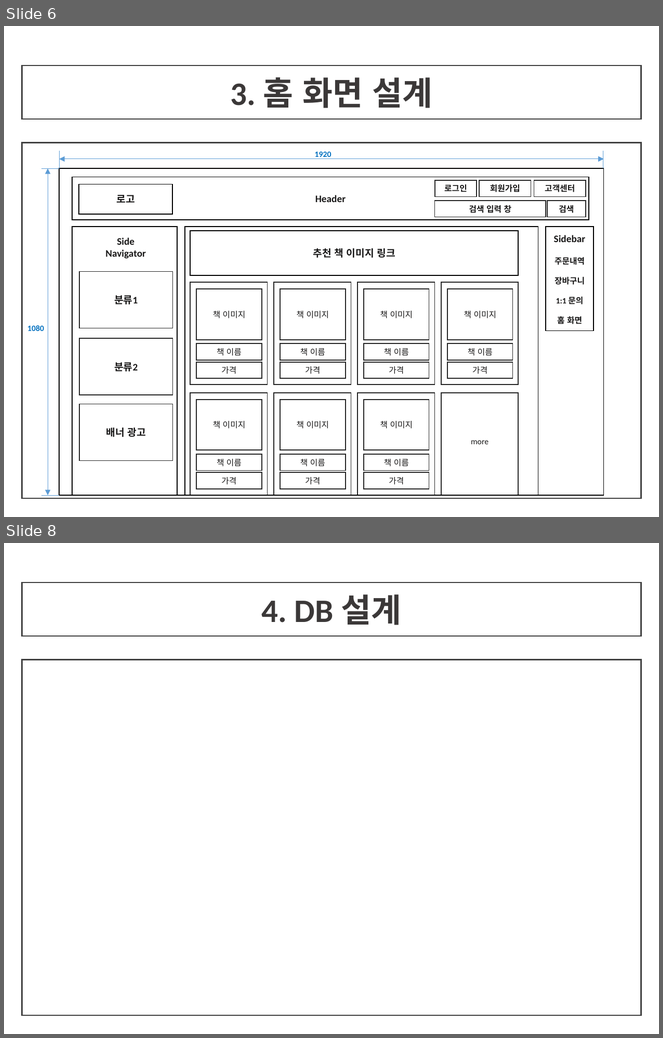
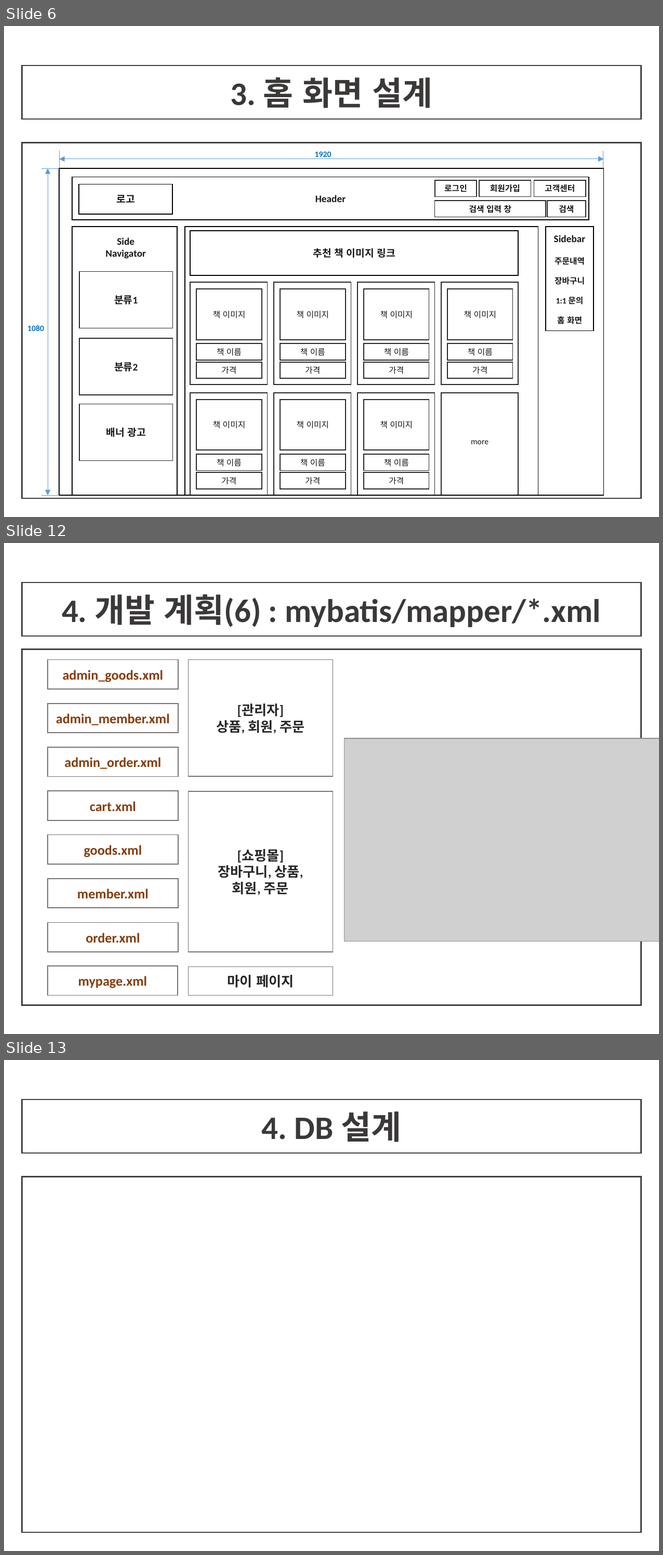
Before and after one commit to himediaai/DongGyun, a slide deck: 기획안.pptx. Shown one above the other, each under a label of ours: slides 6 and 8 before the commit, slides 6, 12 and 13 after it; the slides between them are not shown. The pictures are 663x1038 and 663x1555 pixels, drawn with LibreOffice and Linux fonts; fonts in the diff are those of the drawing; grey boxes stand for pictures. Boxes give left, top, right and bottom in pixels: in the first picture for what was removed or moved away, otherwise in the second. Text is boxed around its words. In the diff, an @@ line names an element or a change of style, - is before the commit and + after.

```diff
--- a/기획안.pptx
+++ b/기획안.pptx
@@ slide 12 added at [4,543,659,1034], background #FFFFFF @@
@@ rectangle added at [22,583,641,636], outline #404040 1.5 pt, 36 pt, text #3B3838, bold @@
+4. 개발 계획(6) : mybatis/mapper/*.xml
@@ rectangle added at [22,649,641,1005], outline #404040 1.5 pt @@
@@ rectangle added at [48,659,178,689], outline #767171 1 pt, 15 pt, text #843C0B, bold @@
+admin_goods.xml
@@ rectangle added at [188,659,333,777], outline #767171 1 pt, 15 pt, text #262626, bold @@
+[관리자]
+상품, 회원, 주문
@@ rectangle added at [48,704,178,733], outline #767171 1 pt, 15 pt, text #843C0B, bold @@
+admin_member.xml
@@ picture added at [344,738,659,941] @@
@@ rectangle added at [48,747,178,777], outline #767171 1 pt, 15 pt, text #843C0B, bold @@
+admin_order.xml
@@ rectangle added at [48,792,178,821], outline #767171 1 pt, 15 pt, text #843C0B, bold @@
+cart.xml
@@ rectangle added at [188,792,333,952], outline #767171 1 pt, 15 pt, text #262626, bold @@
+[쇼핑몰]
+장바구니, 상품,
+회원, 주문
@@ rectangle added at [48,835,178,865], outline #767171 1 pt, 15 pt, text #843C0B, bold @@
+goods.xml
@@ rectangle added at [48,879,178,909], outline #767171 1 pt, 15 pt, text #843C0B, bold @@
+member.xml
@@ rectangle added at [48,923,178,953], outline #767171 1 pt, 15 pt, text #843C0B, bold @@
+order.xml
@@ rectangle added at [48,966,178,996], outline #767171 1 pt, 15 pt, text #843C0B, bold @@
+mypage.xml
@@ rectangle added at [188,967,333,996], outline #767171 1 pt, 15 pt, text #262626, bold @@
+마이 페이지
@@ what was slide 8 is now slide 13 @@
```
Also in this commit, not shown: 2 slides changed, 4 other slides added.
